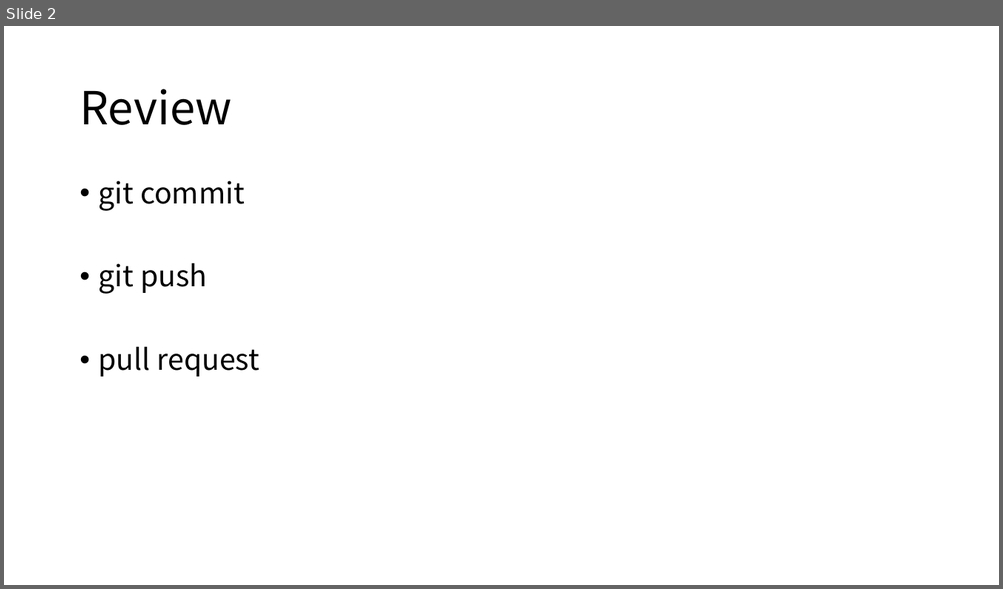
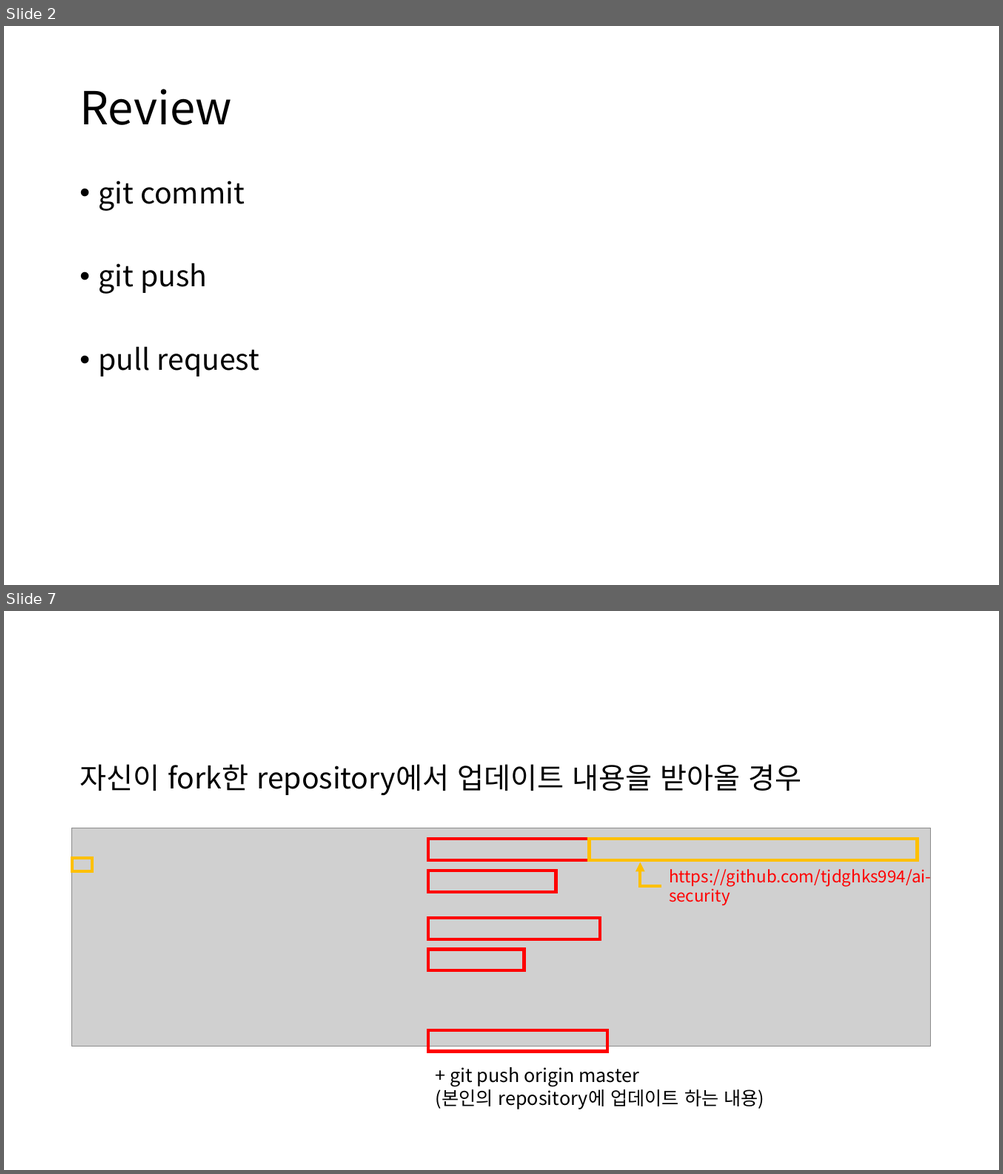
Before and after one commit to tjdghks994/ai-security, a slide deck: 4th week/4th.pptx. Shown one above the other, each under a label of ours: slide 2 before the commit, slides 2 and 7 after it; the slides between them are not shown. The pictures are 1003x589 and 1003x1174 pixels, drawn with LibreOffice and Linux fonts; fonts in the diff are those of the drawing; grey boxes stand for pictures. Boxes give left, top, right and bottom in pixels: in the first picture for what was removed or moved away, otherwise in the second. Text is boxed around its words. In the diff, an @@ line names an element or a change of style, - is before the commit and + after.

```diff
--- a/4th week/4th.pptx
+++ b/4th week/4th.pptx
@@ slide 7 added at bbox=[4, 611, 999, 1170], background #FFFFFF @@
@@ text added at bbox=[79, 764, 801, 795], 28 pt, text #000000 @@
+자신이 fork한 repository에서 업데이트 내용을 받아올 경우
@@ picture added at bbox=[72, 828, 930, 1047] @@
@@ rectangle added at bbox=[428, 840, 589, 861], outline #FF0000 3 pt @@
@@ rectangle added at bbox=[589, 840, 917, 861], outline #FFC000 3 pt @@
@@ rectangle added at bbox=[72, 859, 92, 871], outline #FFC000 3 pt @@
@@ rectangle added at bbox=[428, 871, 555, 892], outline #FF0000 3 pt @@
@@ elbow arrow added from (661, 886) to (640, 863), #FFC000 3 pt @@
@@ text added at bbox=[669, 866, 931, 906], 16 pt, text #FF0000 @@
+https://github.com/tjdghks994/ai-security
@@ rectangle added at bbox=[428, 918, 600, 940], outline #FF0000 3 pt @@
@@ rectangle added at bbox=[428, 950, 524, 971], outline #FF0000 3 pt @@
@@ rectangle added at bbox=[428, 1031, 608, 1052], outline #FF0000 3 pt @@
@@ text added at bbox=[435, 1068, 764, 1110], 18 pt, text #000000 @@
++ git push origin master
+(본인의 repository에 업데이트 하는 내용)
```
Also in this commit, not shown: 4 slides changed, 11 other slides added, 1 other file.
